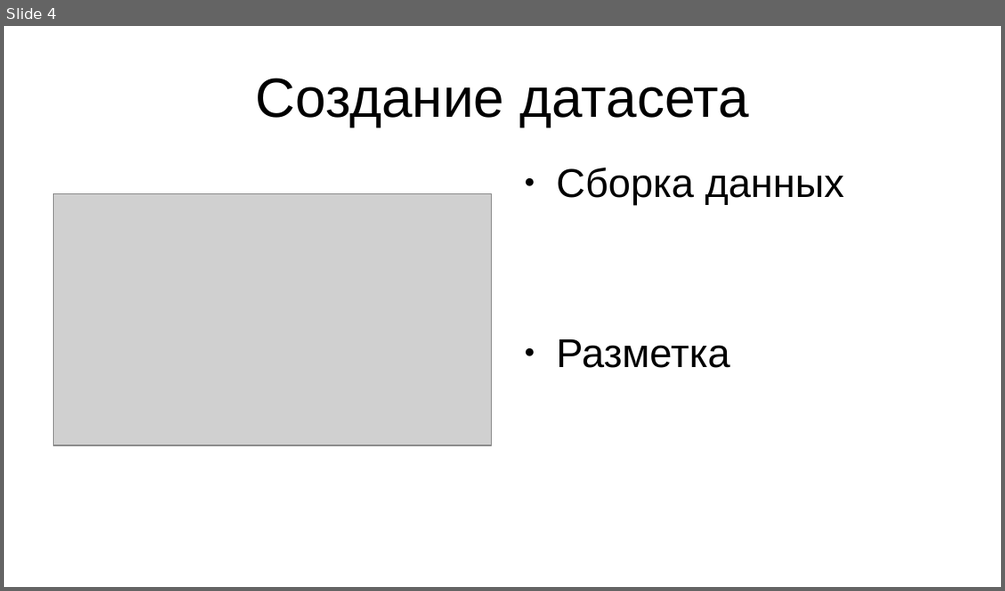
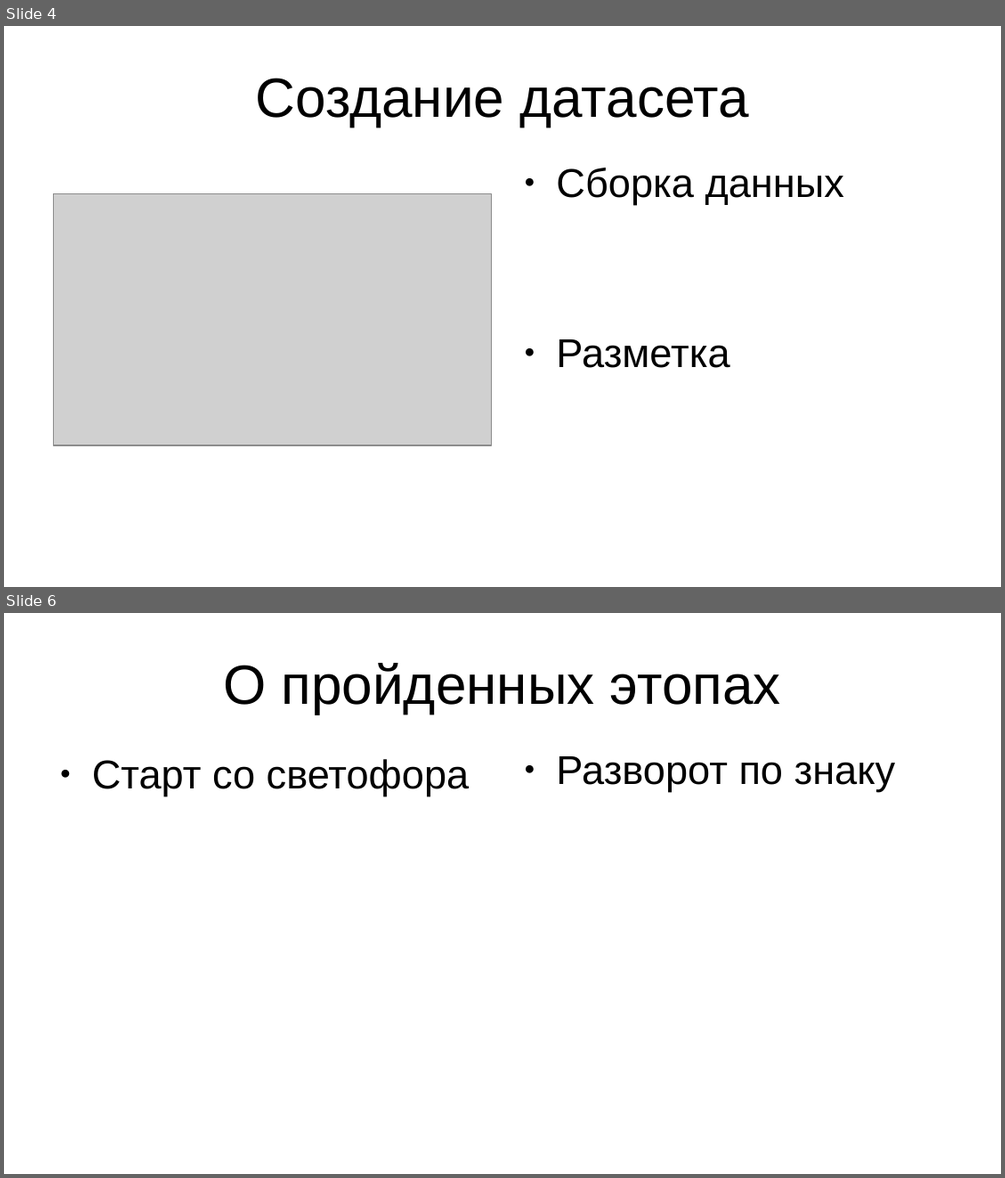
Before and after one commit to NikitaGoltsev/Auto_Race_challange, a slide deck: presintation.odp. Shown one above the other, each under a label of ours: slide 4 before the commit, slides 4 and 6 after it; the slides between them are not shown. The pictures are 1005x591 and 1005x1178 pixels, drawn with LibreOffice and Linux fonts; fonts in the diff are those of the drawing; grey boxes stand for pictures. Boxes give left, top, right and bottom in pixels: in the first picture for what was removed or moved away, otherwise in the second. Text is boxed around its words. In the diff, an @@ line names an element or a change of style, - is before the commit and + after.

```diff
--- a/presintation.odp
+++ b/presintation.odp
@@ slide 6 added at <box>4,613,1001,1174</box>, background #FFFFFF @@
@@ title added at <box>223,663,781,714</box>, 44 pt, text #000000 @@
+О пройденных этопах
@@ text added at <box>92,759,469,796</box>, 32 pt, text #000000 @@
+● Старт со светофора
@@ text added at <box>556,756,896,792</box>, 32 pt, text #000000 @@
+● Разворот по знаку
```
Also in this commit, not shown: 1 slide changed, 1 slide removed.
